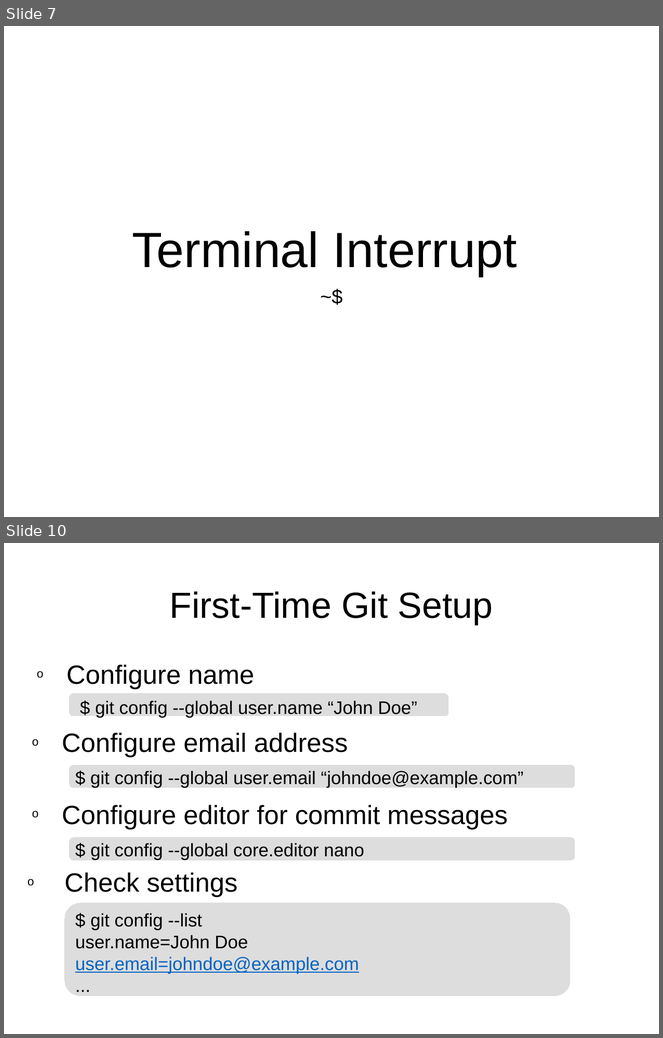
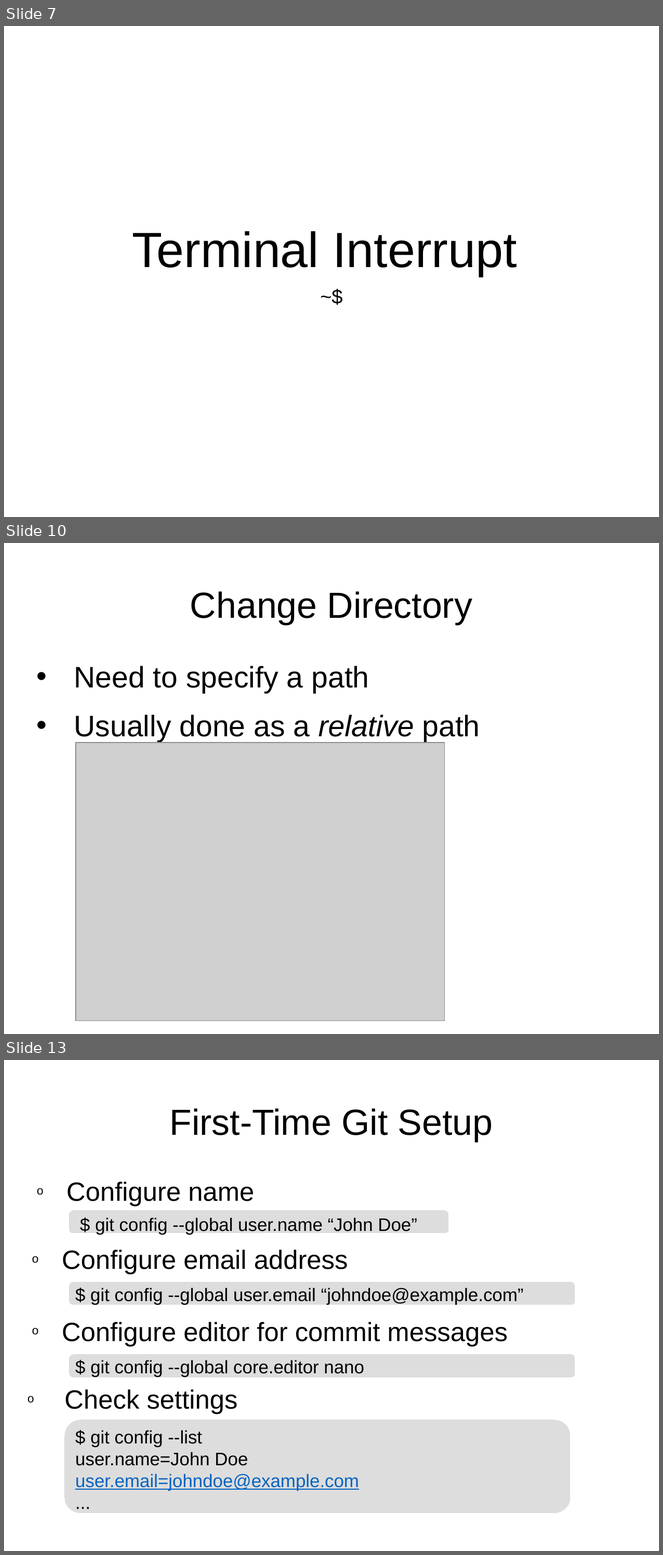
Before and after one commit to rachelplayer/isg-playground, a slide deck: git_workshop.pptx. Shown one above the other, each under a label of ours: slides 7 and 10 before the commit, slides 7, 10 and 13 after it; the slides between them are not shown. The pictures are 663x1038 and 663x1555 pixels, drawn with LibreOffice and Linux fonts; fonts in the diff are those of the drawing; grey boxes stand for pictures. Boxes give left, top, right and bottom in pixels: in the first picture for what was removed or moved away, otherwise in the second. Text is boxed around its words. In the diff, an @@ line names an element or a change of style, - is before the commit and + after.

```diff
--- a/git_workshop.pptx
+++ b/git_workshop.pptx
@@ slide 10 added at box(4, 543, 659, 1034), background #FFFFFF @@
@@ title added at box(190, 591, 473, 625), 44 pt, text #000000 @@
+Change Directory
@@ text added at box(74, 666, 480, 742), 36 pt, text #000000 @@
+• Need to specify a path
+• Usually done as a relative path
@@ picture added at box(76, 743, 445, 1021) @@
@@ what was slide 10 is now slide 13 @@
```
Also in this commit, not shown: 8 slides changed, 2 other slides added, 1 other file.
